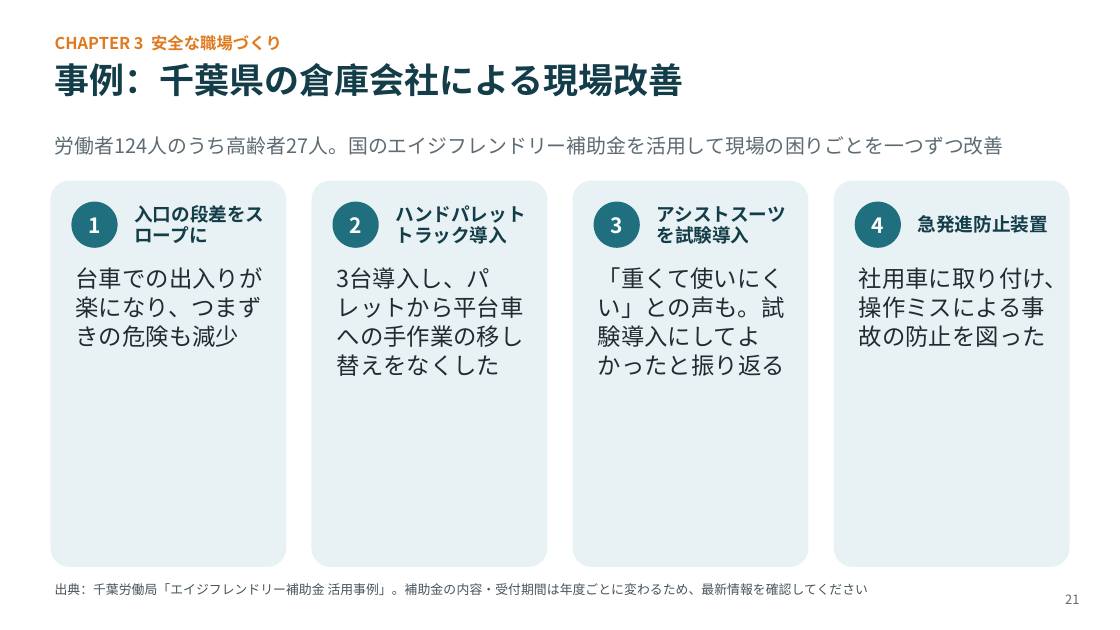
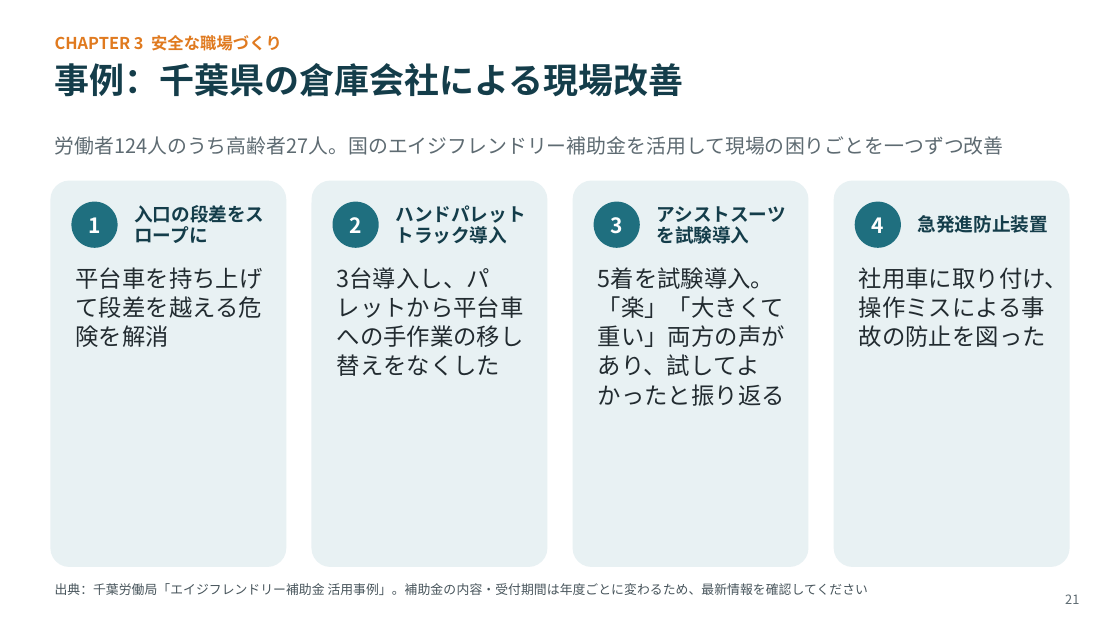
Before and after one commit to lastradezanpano/Udemy, a slide deck: slide 21 of 高齢者雇用研修/物流現場の高齢者雇用_研修スライド_v1.0.pptx. Drawn at 1120x630 pixels with LibreOffice and Linux fonts; fonts in the diff are those of the drawing. Boxes give left, top, right and bottom in pixels: in the first picture for what was removed or moved away, otherwise in the second. Text is boxed around its words. In the diff, an @@ line names an element or a change of style, - is before the commit and + after.

```diff
--- a/高齢者雇用研修/物流現場の高齢者雇用_研修スライド_v1.0.pptx
+++ b/高齢者雇用研修/物流現場の高齢者雇用_研修スライド_v1.0.pptx
@@ text at (76,267,263,347): text changed @@
-台車での出入りが楽になり、つまずきの危険も減少
+平台車を持ち上げて段差を越える危険を解消
@@ text at (598,267,785,406): text changed @@
-「重くて使いにくい」との声も。試験導入にしてよかったと振り返る
+5着を試験導入。「楽」「大きくて重い」両方の声があり、試してよかったと振り返る
```
Also in this commit, not shown: 6 other slides changed, 4 other files.
